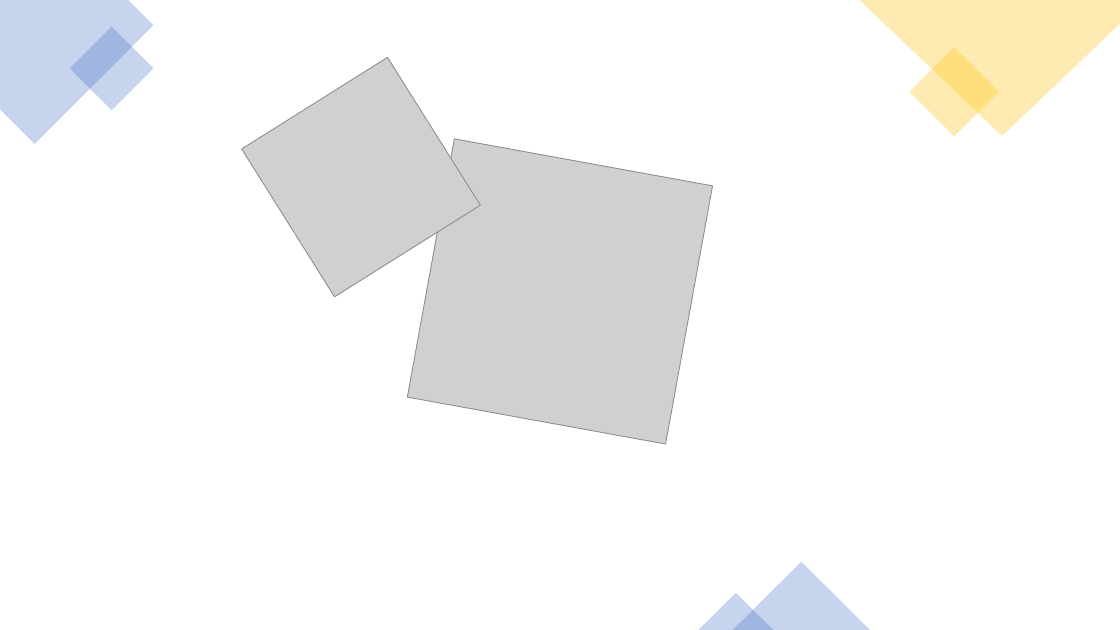
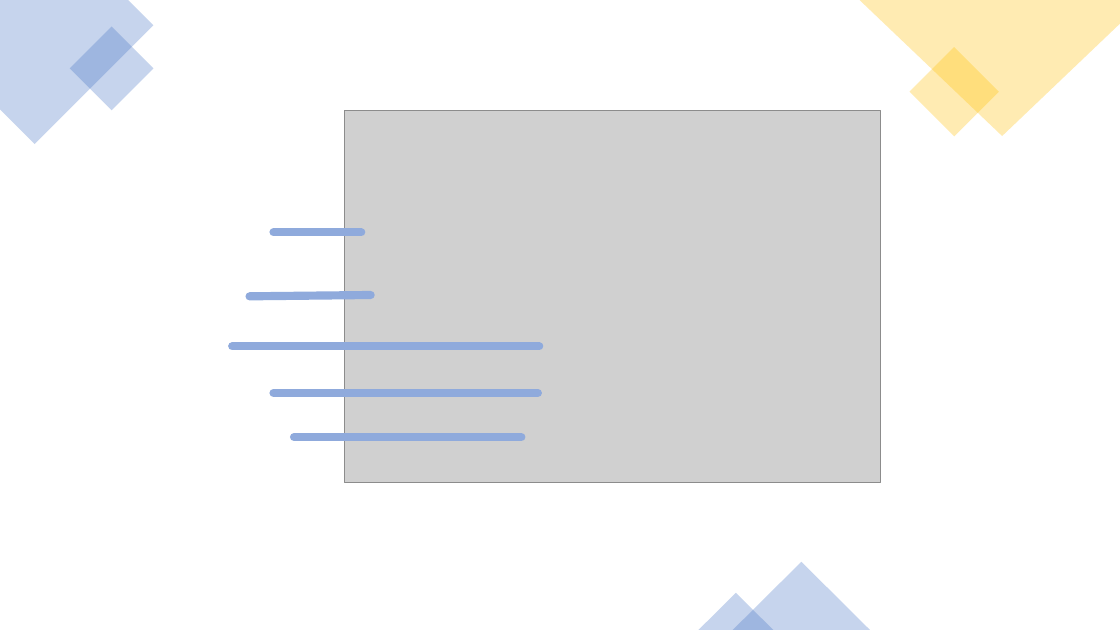
Before and after one commit to Gingaling/WhoreDash, a slide deck: slide 1 of media/products/Logo Designs.pptx. Drawn at 1120x630 pixels with LibreOffice and Linux fonts; fonts in the diff are those of the drawing; grey boxes stand for pictures. Boxes give left, top, right and bottom in pixels: in the first picture for what was removed or moved away, otherwise in the second. Text is boxed around its words. In the diff, an @@ line names an element or a change of style, - is before the commit and + after.

```diff
--- a/media/products/Logo Designs.pptx
+++ b/media/products/Logo Designs.pptx
@@ picture removed at box(241, 57, 480, 297) @@
@@ picture removed at box(407, 139, 712, 444) @@
@@ group added at box(232, 110, 881, 482): 5 lines, 1 picture @@
```
Also in this commit, not shown: 26 other files.
